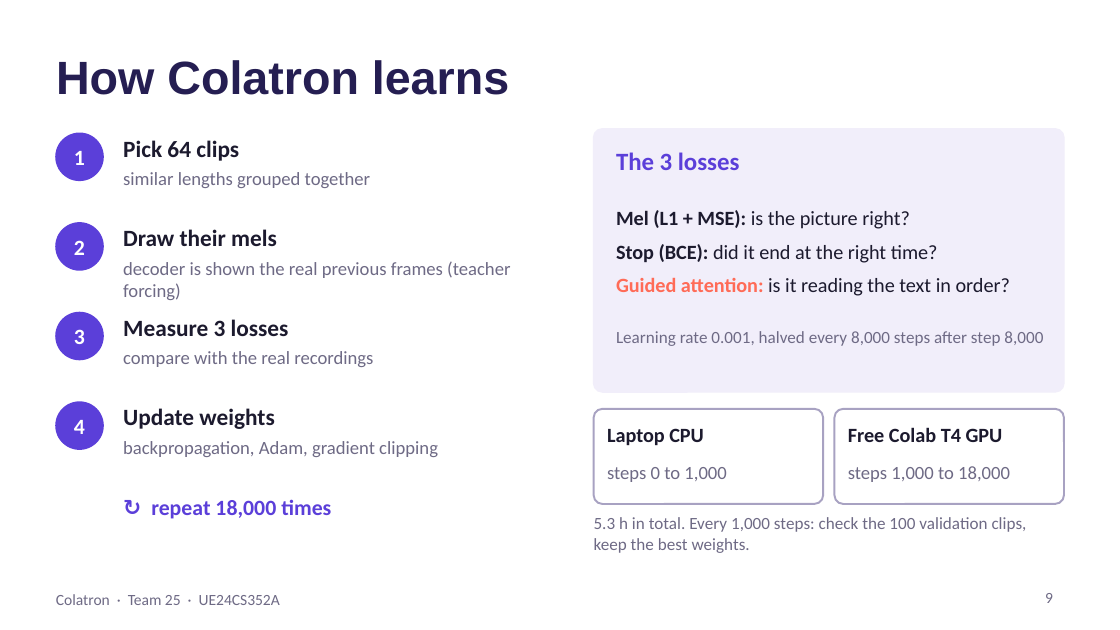
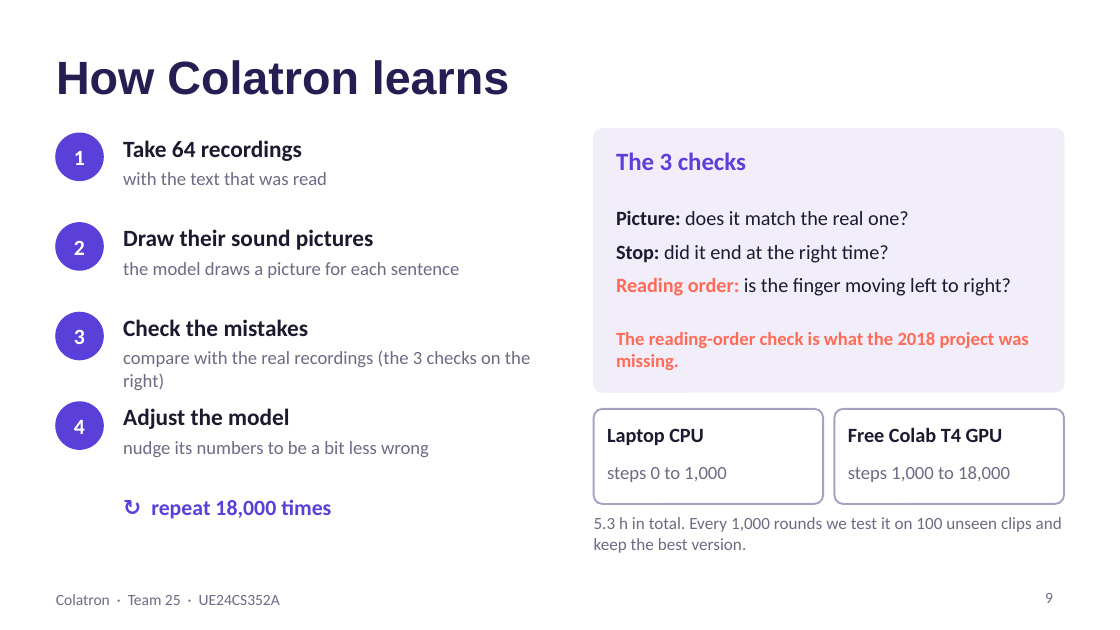
Before and after one commit to Mann0801/colatron-tts, a slide deck: slide 9 of report/Colatron_Slides.pptx. Drawn at 1120x630 pixels with LibreOffice and Linux fonts; fonts in the diff are those of the drawing. Boxes give left, top, right and bottom in pixels: in the first picture for what was removed or moved away, otherwise in the second. Text is boxed around its words. In the diff, an @@ line names an element or a change of style, - is before the commit and + after.

```diff
--- a/report/Colatron_Slides.pptx
+++ b/report/Colatron_Slides.pptx
@@ text at (123,140,302,161): text changed @@
-Pick 64 clips
+Take 64 recordings
@@ text at (123,172,327,185): text changed @@
-similar lengths grouped together
+with the text that was read
@@ text at (616,152,1029,370): text changed; bold on @@
-The 3 losses
-Mel (L1 + MSE): is the picture right?
-Stop (BCE): did it end at the right time?
-Guided attention: is it reading the text in order?
-Learning rate 0.001, halved every 8,000 steps after step 8,000
+The 3 checks
+Picture: does it match the real one?
+Stop: did it end at the right time?
+Reading order: is the finger moving left to right?
+The reading-order check is what the 2018 project was missing.
@@ text at (123,229,374,250): text changed @@
-Draw their mels
+Draw their sound pictures
@@ text at (123,262,459,278): text changed @@
-decoder is shown the real previous frames (teacher forcing)
+the model draws a picture for each sentence
@@ text at (123,319,309,336): text changed @@
-Measure 3 losses
+Check the mistakes
@@ text at (123,350,530,390): text changed @@
-compare with the real recordings
+compare with the real recordings (the 3 checks on the right)
@@ text at (123,408,289,429): text changed @@
-Update weights
+Adjust the model
@@ text at (123,441,429,457): text changed @@
-backpropagation, Adam, gradient clipping
+nudge its numbers to be a bit less wrong
@@ text at (594,517,1062,553): text changed @@
-5.3 h in total. Every 1,000 steps: check the 100 validation clips, keep the best weights.
+5.3 h in total. Every 1,000 rounds we test it on 100 unseen clips and keep the best version.
```
Also in this commit, not shown: 13 other slides changed.
